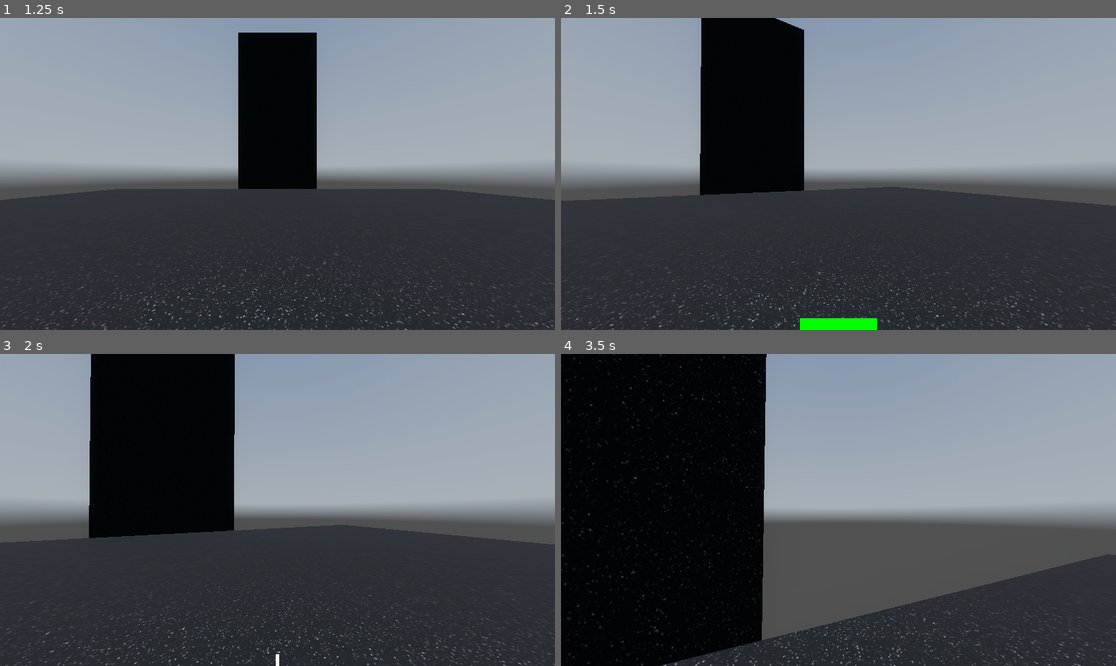
Above: before the commit, frames 1-4 (two rows, left to right).
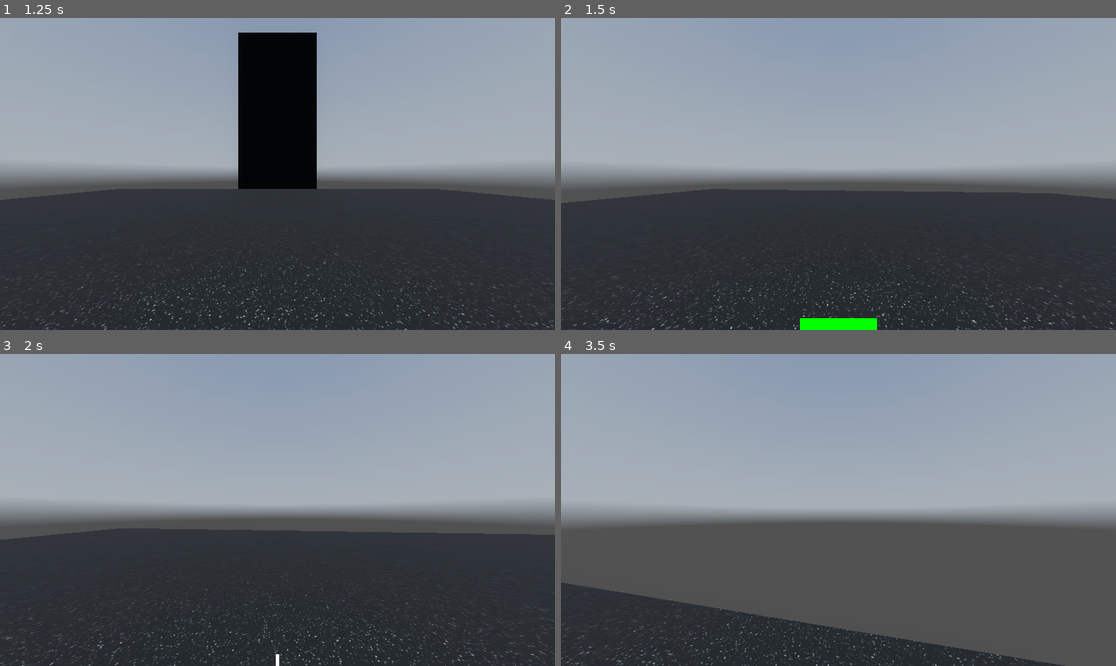
Above: after the commit, the same moments.

Repository: paulfok/parkour
Game: Godot game, scene res://world.tscn
The game is run twice, just before and just after one commit, with the same random seed, the same clock (stepped at 60 frames per second) and the same inputs. A sky picture missing from this copy of the repository is replaced by a grey-blue gradient.
Inputs (mouse positions are in pixels of both pictures, inside the frame that each line leads up to):
- Up to frame 1 (1.25 s): click "Start" at 0.5 s
- Up to frame 2 (1.5 s): tap Enter at 1.25 s; move the mouse to (866, 174) at 1.27 s; hold W (forward) from 1.28 s (still down); tap Middle mouse button (charge) at 1.35 s
- Up to frame 3 (2 s): keep holding W (forward); tap Space (jump) at 1.52 s
- Up to frame 4 (3.5 s): keep holding W (forward); move the mouse to (810, 510) at 2.02 s; tap Middle mouse button (charge) at 2.1, 2.85 s; tap Space (jump) at 2.27 s; move the mouse to (849, 503) at 2.77 s

Frame 1 is identical in both runs. In frame 2, 13% of the frame differs, in the area x 0-100%, y 0-100%; in frame 3, 18%; in frame 4, 47%.

Commit message:
modified:   character_body_3d.gd

Diff:
--- a/character_body_3d.gd
+++ b/character_body_3d.gd
@@ -18,13 +18,6 @@
 @export_range(0, 10, 0.01) var sensitivity : float = 3
 
 func _input(event):
-
-	if Menu == 1:
-		Input.set_mouse_mode(Input.MOUSE_MODE_VISIBLE)
-	else:
-		Input.set_mouse_mode(Input.MOUSE_MODE_CAPTURED)
-
-
 	if Input.get_mouse_mode() == Input.MOUSE_MODE_CAPTURED:
 		if event is InputEventMouseMotion:
 			rotation.y -= event.relative.x / 1000 * sensitivity
@@ -32,6 +25,17 @@
 			$Camera3D.rotation.x = clamp($Camera3D.rotation.x, PI/-2, PI/2)
 
 func _physics_process(delta: float) -> void:
+
+	if Menu == 1:
+		Input.set_mouse_mode(Input.MOUSE_MODE_VISIBLE)
+	else:
+		Input.set_mouse_mode(Input.MOUSE_MODE_CAPTURED)
+
+	if Input.is_action_just_pressed("forward"):
+		rotation.y += 10
+
+	if Input.is_action_just_released("forward"):
+		rotation.y += 10
 
 	if Menu == 0:
 		$"../Menus".hide()
